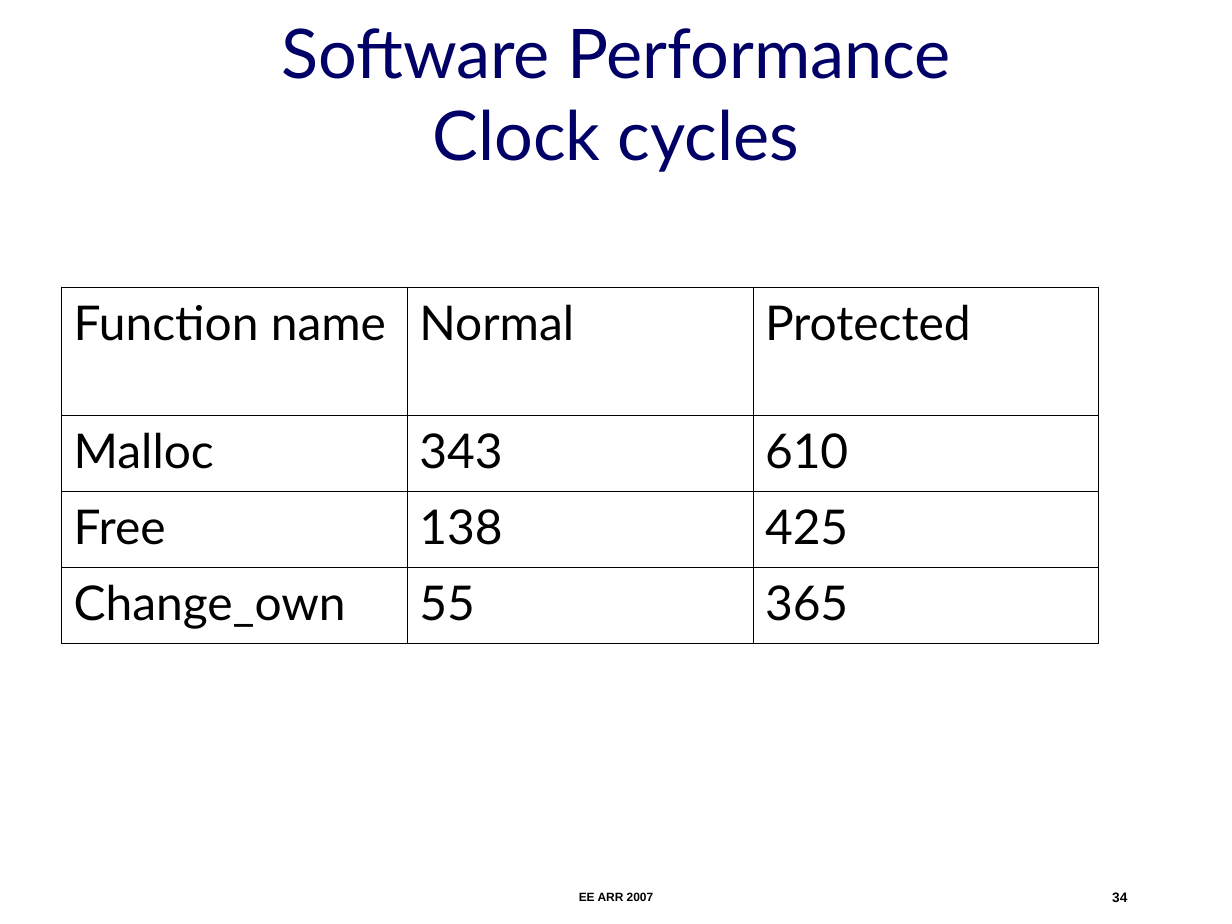
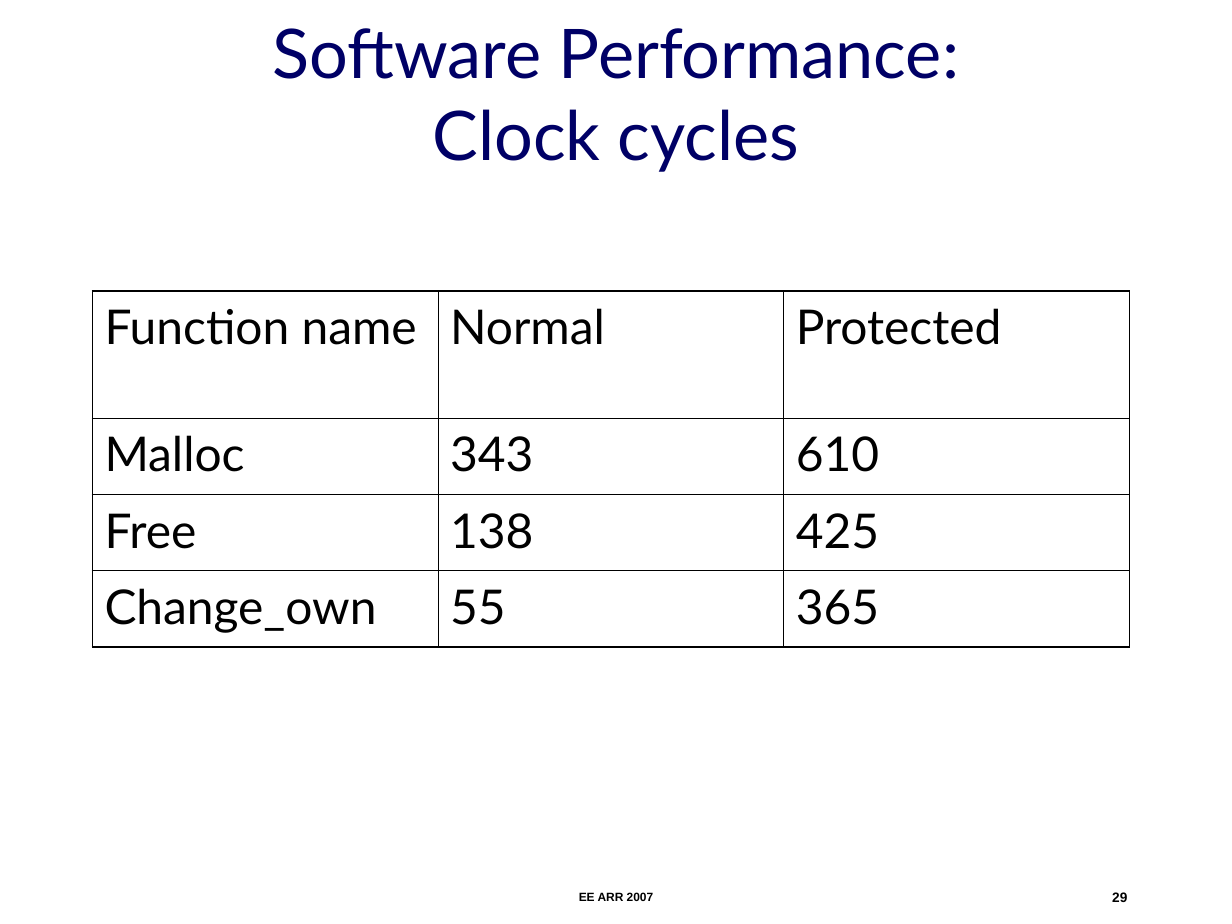
Before and after one commit to nesl/umpu, a slide deck: slide 29 of docs/ee-arr-2007/ee-arr.ppt (slide 34 before the commit). Drawn at 1232x924 pixels with LibreOffice and Linux fonts; fonts in the diff are those of the drawing. Boxes give left, top, right and bottom in pixels: in the first picture for what was removed or moved away, otherwise in the second. Text is boxed around its words. In the diff, an @@ line names an element or a change of style, - is before the commit and + after.

```diff
--- a/docs/ee-arr-2007/ee-arr.ppt
+++ b/docs/ee-arr-2007/ee-arr.ppt
@@ title at bbox=[273, 28, 959, 172]: text changed @@
-Software Performance
-Clock cycles
+Software Performance:
+Clock cycles
@@ table: place and size @@
-table at bbox=[62, 287, 1100, 643]
+table at bbox=[92, 291, 1131, 647]
@@ page number at bbox=[1112, 892, 1127, 902]: text changed @@
-34
+29
```
Also in this commit, not shown: 26 other slides changed, 3 slides added, 17 slides removed, 1 other file.
